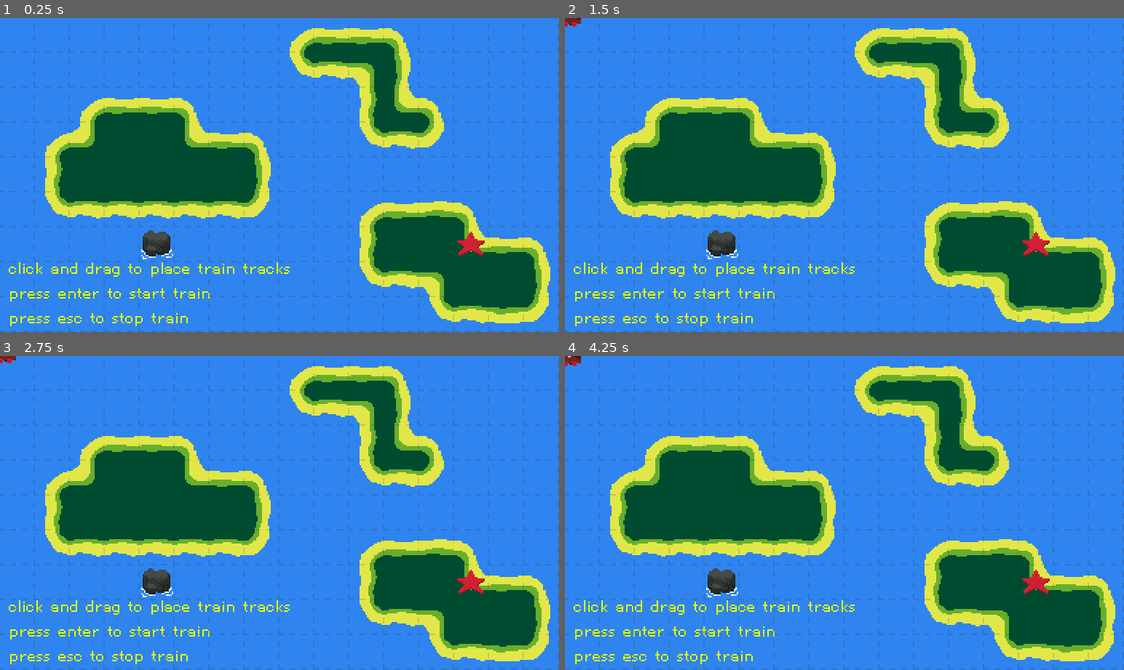
Above: before the commit, frames 1-4 (two rows, left to right).
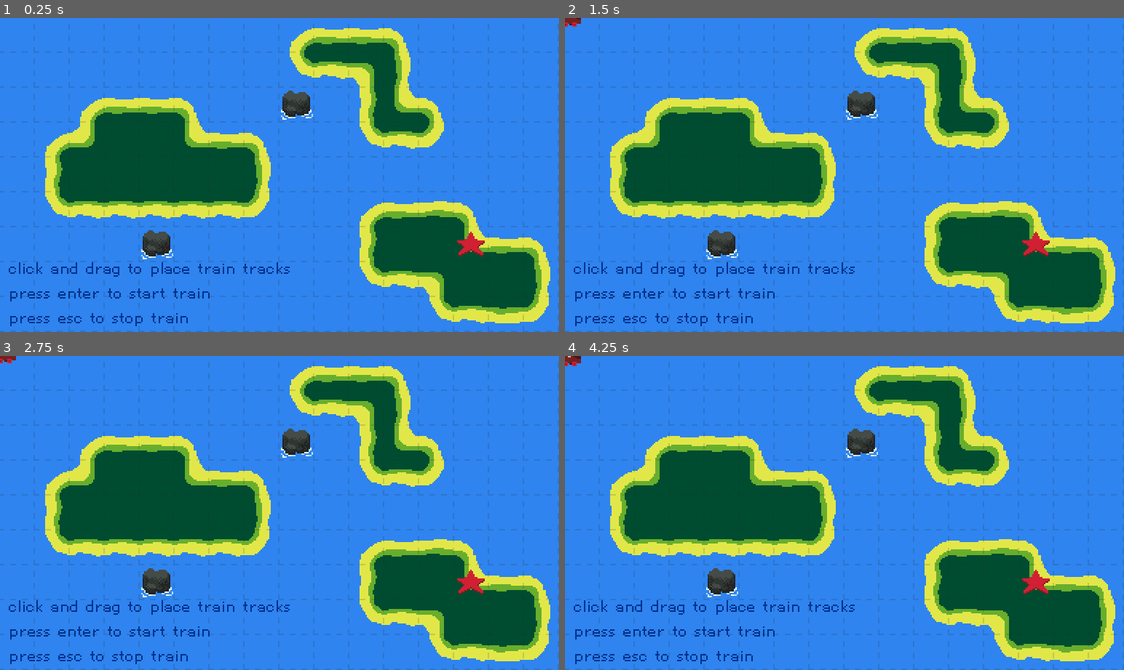
Above: after the commit, the same moments.

Repository: ashleykoett/train-game
Game: Godot game, scene res://scenes/main.tscn
Two runs of this game, one before a commit and one after it. Both use one fixed random seed, a clock stepped at 60 frames per second and the inputs below.
Inputs (mouse positions are in pixels of both pictures, inside the frame that each line leads up to):
- Up to frame 1 (0.25 s): no input
- Up to frame 2 (1.5 s): tap Enter (ui_accept) at 0.5, 0.77, 1.25 s; move the mouse to (967, 159) at 0.52 s; press the mouse at (967, 159) at 0.53 s; hold Right (ui_right) from 0.53 s (still down); move the mouse to (732, 190) at 1.27 s; release the mouse at (732, 190) at 1.28 s; click (732, 190) at 1.35 s
- Up to frame 3 (2.75 s): tap Enter (ui_accept) at 1.52, 2 s; move the mouse to (335, 443) at 2.02 s; release Right (ui_right) at 2.03 s; press the mouse at (335, 443) at 2.03 s; hold Left (ui_left) from 2.03 s (still down)
- Up to frame 4 (4.25 s): tap Enter (ui_accept) at 2.75, 3.02, 3.5, 3.77 s; move the mouse to (816, 575) at 2.77 s; release Left (ui_left) at 2.78 s; release the mouse at (816, 575) at 2.78 s; hold Right (ui_right) from 2.78 s (still down); click (816, 575) at 2.85 s; move the mouse to (1012, 560) at 3.52 s; press the mouse at (1012, 560) at 3.53 s

The runs differ from the first frame. In frame 1, 1.4% of the frame differs, in the area x 1-56%, y 23-99%; in frame 2, 1.4%; in frame 3, 1.4%; in frame 4, 1.4%.

Commit message:
attach track placement to the tilemap rather than the main scene

Diff:
--- a/scenes/main.tscn
+++ b/scenes/main.tscn
@@ -8,7 +8,6 @@
 [ext_resource type="FontFile" uid="uid://b5m8bln7nd8ja" path="res://assets/fonts/HelvetiPixel.ttf" id="6_j74uy"]
 
 [node name="Main" type="Node2D"]
-script = ExtResource("1_d431c")
 
 [node name="Background" type="Node" parent="."]
 
@@ -137,22 +136,23 @@
 position = Vector2(192, 108)
 texture = ExtResource("1_cmbya")
 
+[node name="Instructions" type="Label" parent="."]
+offset_left = 6.0
+offset_top = 165.0
+offset_right = 200.0
+offset_bottom = 213.0
+theme_override_colors/font_color = Color(0, 0.2, 0.552941, 1)
+theme_override_fonts/font = ExtResource("6_j74uy")
+theme_override_font_sizes/font_size = 16
+text = "click and drag to place train tracks
+press enter to start train
+press esc to stop train"
+
 [node name="Base_TileMap" type="TileMap" parent="."]
 tile_set = ExtResource("4_srbwr")
 format = 2
 layer_0/name = "map"
 layer_0/tile_data = PackedInt32Array(262149, 196608, 1, 262150, 196608, 1, 262148, 196608, 1, 262147, 196608, 1, 262146 …(1041 unchanged characters)…
 layer_1/name = "placement"
-layer_1/tile_data = PackedInt32Array(393220, 0, 1, 393229, 65536, 0)
-
-[node name="Label" type="Label" parent="."]
-offset_left = 6.0
-offset_top = 165.0
-offset_right = 200.0
-offset_bottom = 213.0
-theme_override_colors/font_color = Color(0.886275, 1, 0, 1)
-theme_override_fonts/font = ExtResource("6_j74uy")
-theme_override_font_sizes/font_size = 16
-text = "click and drag to place train tracks
-press enter to start train
-press esc to stop train"
+layer_1/tile_data = PackedInt32Array(393220, 0, 1, 393229, 65536, 0, 131080, 0, 1)
+script = ExtResource("1_d431c")
--- a/scripts/track_placement.gd
+++ b/scripts/track_placement.gd
@@ -1,8 +1,8 @@
-extends Node2D
+extends TileMap
 
 signal track_updated(track_positions_arr)
 
-@onready var tile_map : TileMap = $Base_TileMap
+# @onready var tile_map : TileMap = $"."
 
 var train_path_scene_ref = preload("res://scenes/train_path_curve.tscn")
 
@@ -43,7 +43,7 @@
 		return
 
 	var mouse_pos = get_global_mouse_position()
-	var current_pos = tile_map.local_to_map(mouse_pos)
+	var current_pos = local_to_map(mouse_pos)
 
 	if Input.is_action_pressed("primary"):
 		if !first_track_placed:
@@ -68,7 +68,7 @@
 	if current_dir.y != 0:
 		lookup_name = "NS"
 
-	tile_map.set_cell(placement_layer, pos, source_id, track_dict.get(lookup_name))
+	set_cell(placement_layer, pos, source_id, track_dict.get(lookup_name))
 
 	track_positions_arr.push_back(pos)
 	prev_placed_pos = pos
@@ -79,7 +79,7 @@
 	# only undo placement if we have any placed tracks
 	if track_positions_arr.size() > 0:
 		var pos = track_positions_arr.pop_back()
-		tile_map.erase_cell(placement_layer, pos)
+		erase_cell(placement_layer, pos)
 
 		var index = track_positions_arr.size() - 1
 		# we deleted the last track
@@ -99,7 +99,7 @@
 
 func replace_prev_track(current_pos):
 	var track_name = _get_track()
-	tile_map.set_cell(placement_layer, prev_placed_pos, source_id, track_dict.get(track_name))
+	set_cell(placement_layer, prev_placed_pos, source_id, track_dict.get(track_name))
 
 func spawn_train_and_path():
 	world_positions_arr = convert_positions_to_world(track_positions_arr)
@@ -118,14 +118,14 @@
 func convert_positions_to_world(tile_positions:Array):
 	var world_positions : Array = []
 	for position:Vector2i in tile_positions:
-		world_positions.push_back(tile_map.map_to_local(position))
+		world_positions.push_back(map_to_local(position))
 
 	return world_positions
 
 func _get_placement_mode(current_pos:Vector2i):
 	var diff = current_pos - prev_placed_pos
 
-	var cells = tile_map.get_used_cells(placement_layer)
+	var cells = get_used_cells(placement_layer)
 	if(cells.has(current_pos)):
 		return false
 
--- a/scripts/train_path_follow.gd
+++ b/scripts/train_path_follow.gd
@@ -1,6 +1,6 @@
 extends PathFollow2D
 
-var speed = 30
+var speed = 50
 var _start_motion = false
 
 func _ready():
